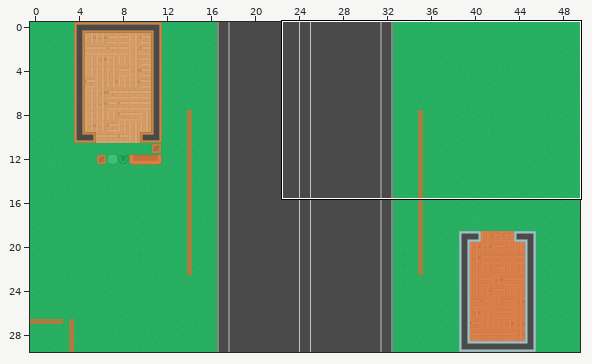
One commit to this Tiled map: maps/level1.tmx. Above: a wide view before the commit, with the close-up outlined.
Close-up. Before the commit:
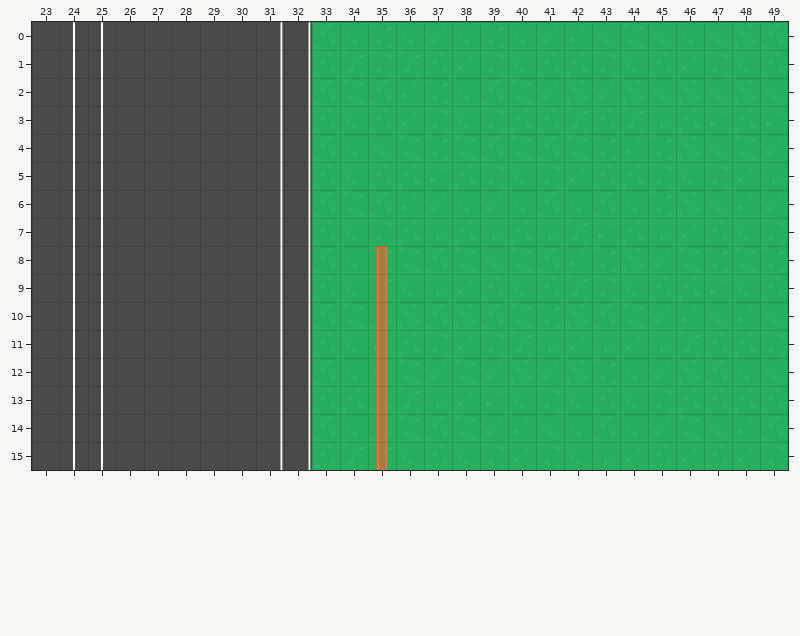
Cells are 64x64 px. Shown: x 23..49, y 0..15. The commit also changed other parts of the map, which this record leaves out.
Once edited:
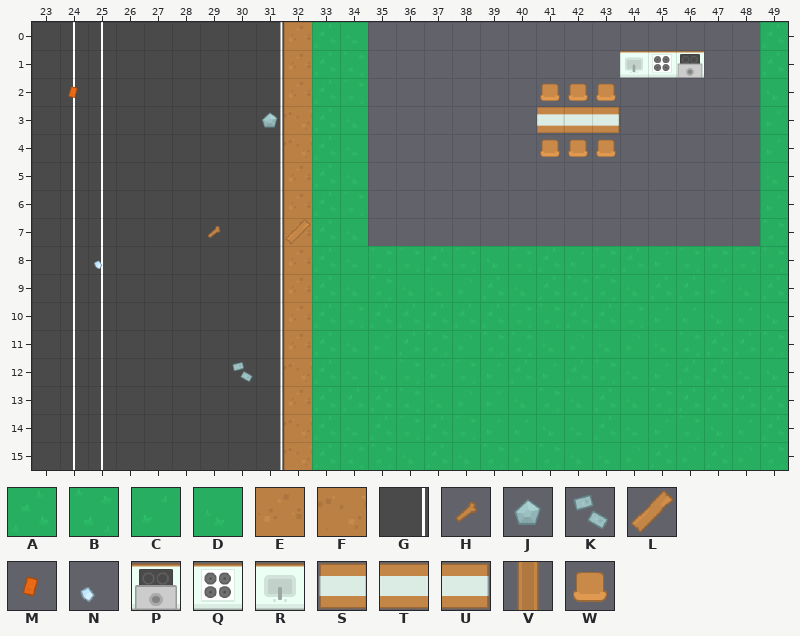
Key: from "Kenney Topdown Shooter Pack": A 0, B 1, C 2, D 3, E 4, F 5, G 35, H 160, J 238, K 261, L 264, M 289, N 290, P 295, Q 296, R 322, S 429, T 430, U 431, V 440, W 529.
_ is an empty cell.
Tiles replaced or removed in this view: A, B, C, D, G, V.
The edit:
Changed rows in their new state; . is an unchanged cell.
Layer "ground":
first column x 32:
 0 E..______________
 1 E..______________
 2 E..______________
 3 F..______________
 4 F..______________
 5 E..______________
 6 E..______________
 7 E..______________
 8 E................
 9 E................
10 E................
11 E................
12 F................
13 E................
14 F................
15 F................
Layer "walls":
first column x 35:
 8 _
 9 _
10 _
11 _
12 _
13 _
14 _
15 _
Layer "objects":
first column x 24:
 1 ....................RQP
 2 M................WWW...
 3 .......J.........STU...
 4 .................WWW...
 7 .....H..L..............
 8 .N.....................
first column x 30:
12 K
Changed places in both close-ups, as pixel boxes (x1, y1, x2, y2):
changed: (262, 22, 312, 470)
changed: (368, 22, 760, 470)
added: (68, 86, 78, 98)
added: (208, 226, 221, 238)
added: (94, 260, 103, 269)
added: (232, 362, 253, 382)
